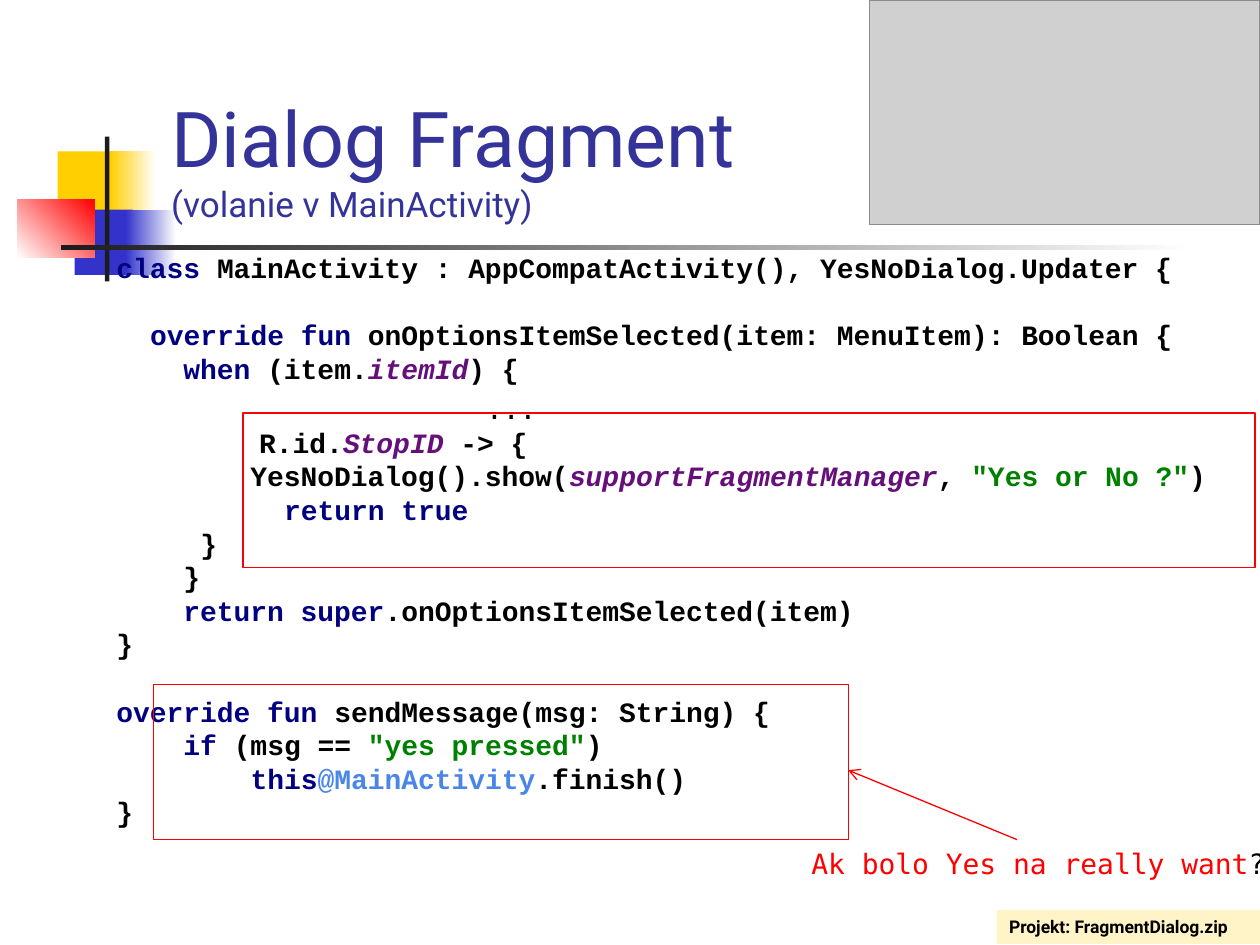
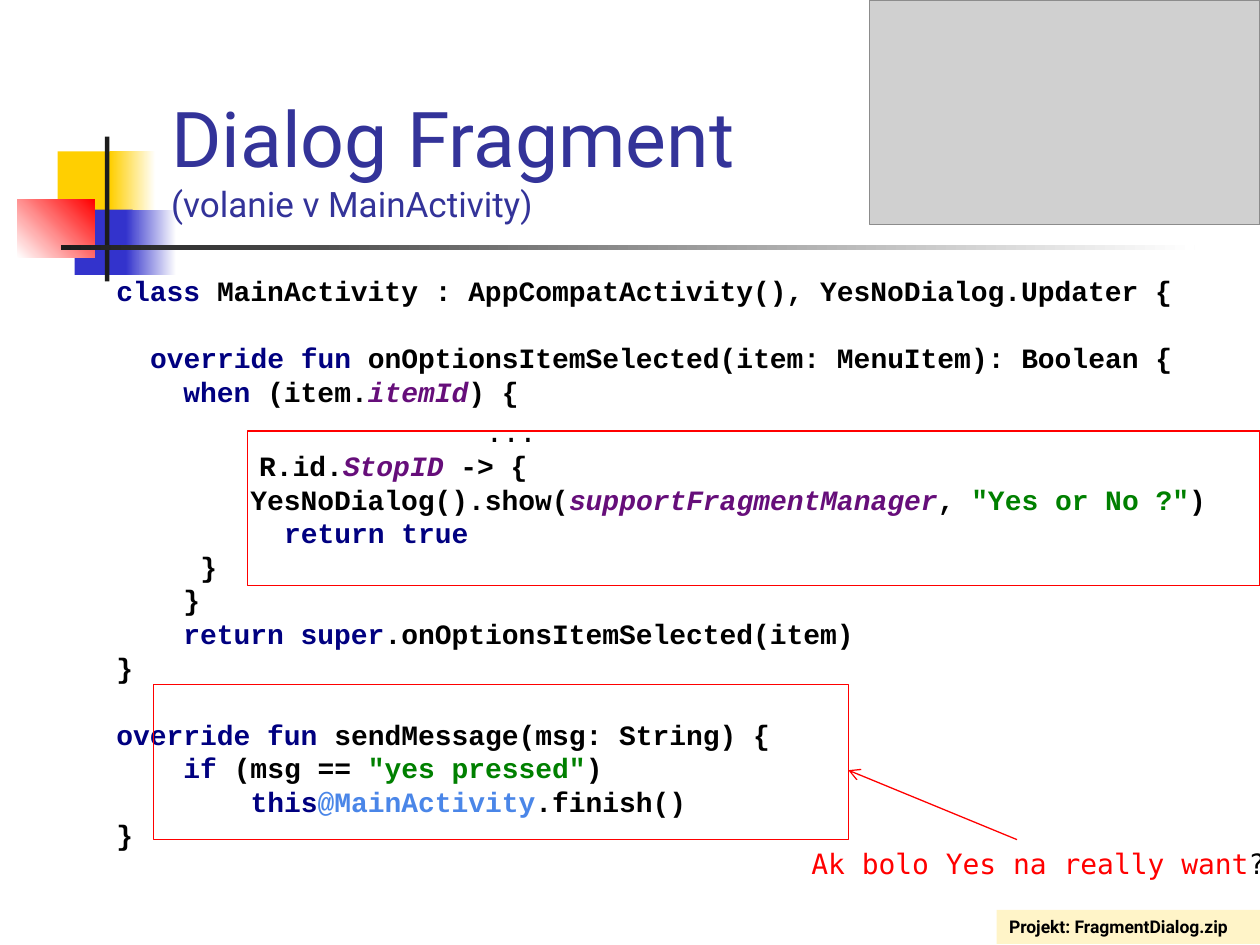
Before and after one commit to vmandro/Prednasky, a slide deck: slide 50 of 06/06_Android.ppt. Drawn at 1260x945 pixels with LibreOffice and Linux fonts; fonts in the diff are those of the drawing; grey boxes stand for pictures. Boxes give left, top, right and bottom in pixels: in the first picture for what was removed or moved away, otherwise in the second. Text is boxed around its words. In the diff, an @@ line names an element or a change of style, - is before the commit and + after.

```diff
--- a/06/06_Android.ppt
+++ b/06/06_Android.ppt
@@ text "class MainActivity : AppCompatActivity(), YesNoDialog.Update ...": place and size @@
-text "class MainActivity : AppCompatActivity(), YesNoDialog.Update ..." at bbox=[116, 258, 1139, 795]
+text "class MainActivity : AppCompatActivity(), YesNoDialog.Update ..." at bbox=[116, 281, 1139, 818]
@@ rectangle: place and size @@
-rectangle at bbox=[243, 413, 1255, 568]
+rectangle at bbox=[248, 431, 1260, 586]
```
Also in this commit, not shown: 7 other slides changed, 4 other files.
